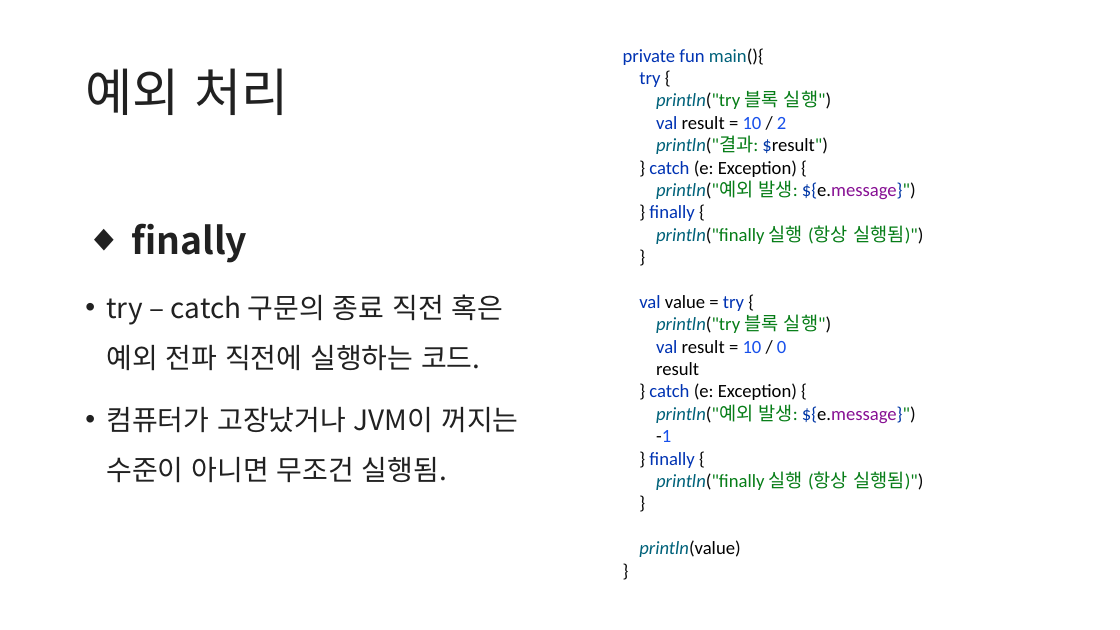
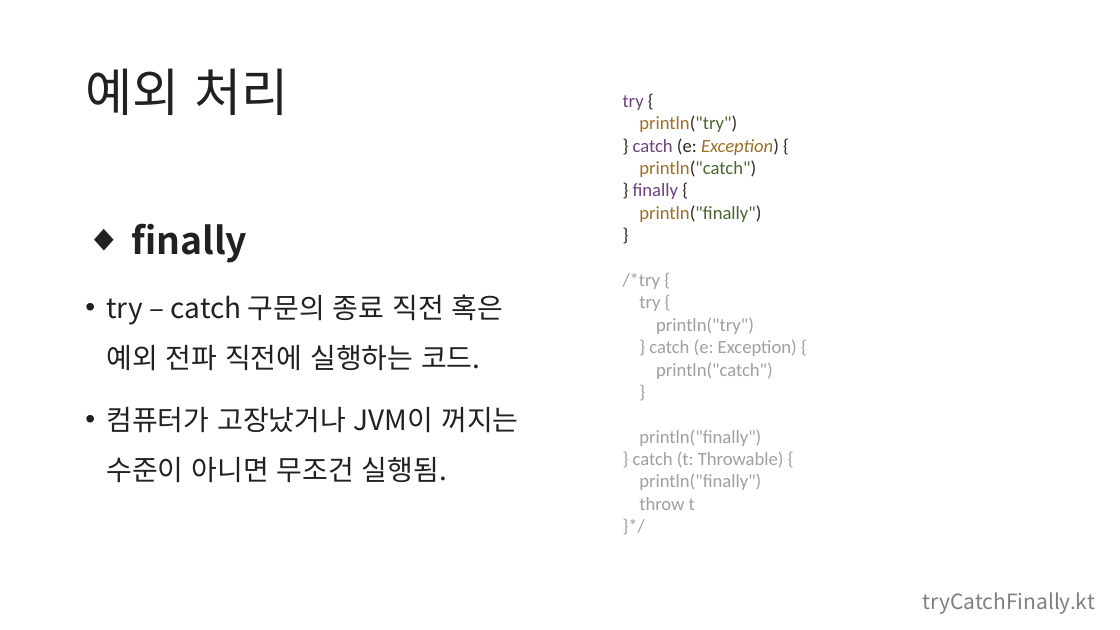
Before and after one commit to kotlin-study-2026/kotlin-study-archive, a slide deck: slide 34 of week03/2장.pptx (slide 32 before the commit). Drawn at 1120x630 pixels with LibreOffice and Linux fonts; fonts in the diff are those of the drawing. Boxes give left, top, right and bottom in pixels: in the first picture for what was removed or moved away, otherwise in the second. Text is boxed around its words. In the diff, an @@ line names an element or a change of style, - is before the commit and + after.

```diff
--- a/week03/2장.pptx
+++ b/week03/2장.pptx
@@ text at [623,95,797,510]: text changed; text colour #067D17 to #A0A0A0 @@
-private fun main(){
-try {
-println("try 블록 실행")
-val result = 10 / 2
-println("결과: $result")
-} catch (e: Exception) {
-println("예외 발생: ${e.message}")
-} finally {
-println("finally 실행 (항상 실행됨)")
-}
-val value = try {
-println("try 블록 실행")
-val result = 10 / 0
-result
-} catch (e: Exception) {
-println("예외 발생: ${e.message}")
--1
-} finally {
-println("finally 실행 (항상 실행됨)")
-}
-println(value)
-}
+try {
+println("try")
+} catch (e: Exception) {
+println("catch")
+} finally {
+println("finally")
+}
+/*try {
+try {
+println("try")
+} catch (e: Exception) {
+println("catch")
+}
+println("finally")
+} catch (t: Throwable) {
+println("finally")
+throw t
+}*/
@@ text added at [923,592,1095,614], 18 pt, text #808080 @@
+tryCatchFinally.kt
```
Also in this commit, not shown: 2 other slides changed, 2 slides added, 1 other file.
